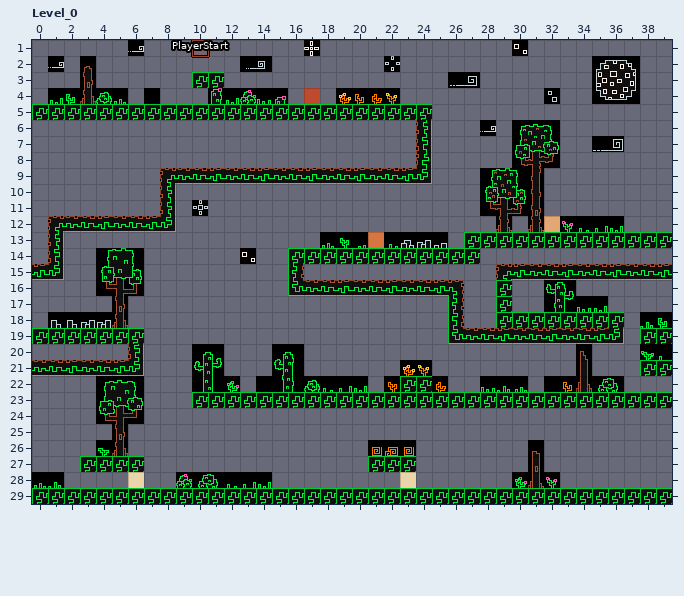
LDtk project: tilebuilding/x16.ldtk. The picture above was drawn from the file before the commit.
Cells are 16x16 px. Shown: Level_0 x 0..39, y 1..29.
Once edited:
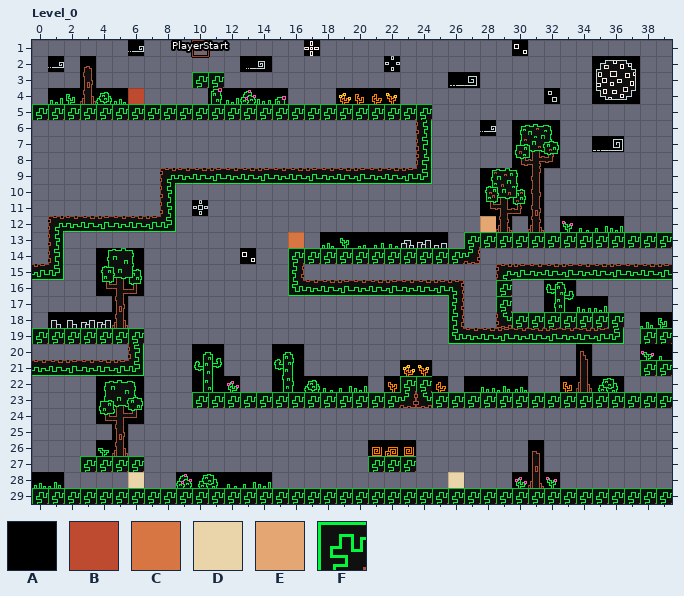
Key: from "Enemies": A 1 "Snake", B 2 "Bee", C 3 "Ghost", D 4 "Scorpion", E 5 "Wasp"; from "Tileset1": F 0.
_ is an empty cell.
The author wrote: feat: enemies will patrol their ground
Changes in this commit:
Layer "Solid_Ground":
Tile F is gone in row 14 at x 27; in row 18 at x 29; in row 23 at x 23 to 24.
Layer "Enemies":
There is now tile A in row 22 at x 27.
There is now tile B in row 4 at x 6.
There is now tile C in row 13 at x 16.
There is now tile D in row 28 at x 26.
There is now tile E in row 12 at x 28.
Tile A is gone in row 4 at x 7; in row 22 at x 14 and 32.
Tile B is gone in row 4 at x 17.
Tile C is gone in row 13 at x 21.
Tile D is gone in row 28 at x 23.
Tile E is gone in row 12 at x 32.
